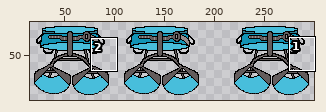
Edited in one commit: sprite sheet (images/harness_rotate.png). The picture above shows the old version from afar; the outline marks the close-up.
Close-up. First the earlier version:
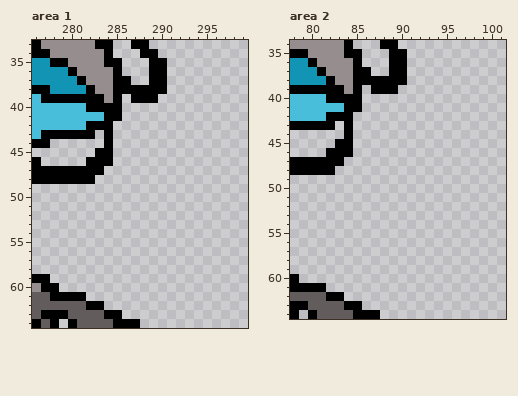
The file is 300x100 pixels. Pixels under 10% opacity are left out. Colours within 5 levels of each other are drawn and written as one. Shown: area 1: x 276..299, y 33..64; area 2: x 78..101, y 34..64. The wide view leaves out empty margins. The commit also changed other parts of the picture, which this record leaves out.
And afterwards:
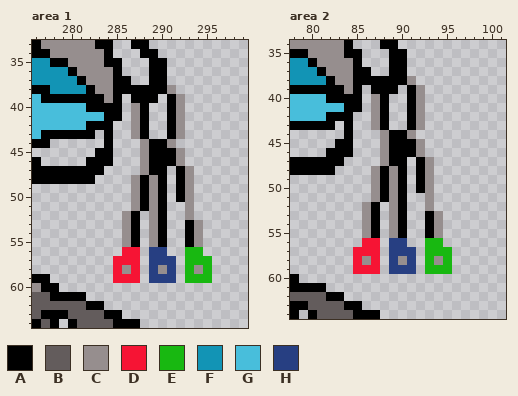
Palette (. is transparent): A #000000  B #635c5c  C #968e8e  D #f61434  E #18b811  F #1294b5  G #48bedb  H #273f82
From old to new:
Area 1:
Colour A is added in row 39 at x 291; in rows 40 to 43 at x 288 and 291; in row 44 at x 289 to 290; in rows 45 to 46 at x 289 to 291; in row 47 at x 289 to 290 and 292; in rows 48 to 50 at x 288, 290 and 292.
Colour A is added in row 51 at x 288 and 290; in row 52 at x 287 and 290; in rows 53 to 55 at x 287, 290 and 293.
Colour C is added in row 38 at x 291; in row 39 at x 292; in rows 40 to 43 at x 287 and 292; in row 44 at x 288 and 291; in rows 45 to 46 at x 288 and 292; in row 47 at x 288 and 293.
Colour C is added in rows 48 to 51 at x 287, 289 and 293; in row 52 at x 286, 289 and 293; in rows 53 to 55 at x 286, 289 and 294; in row 58 at x 286, 290 and 294.
Colour D is added in row 56 at x 286 to 287; in row 57 at x 285 to 287; in row 58 at x 285 and 287; in row 59 at x 285 to 287.
Colour E is added in row 56 at x 293 to 294; in row 57 at x 293 to 295; in row 58 at x 293 and 295; in row 59 at x 293 to 295.
Colour H is added in row 56 at x 289 to 290; in row 57 at x 289 to 291; in row 58 at x 289 and 291; in row 59 at x 289 to 291.
Area 2:
Colour A is added in row 39 at x 91; in rows 40 to 43 at x 88 and 91; in row 44 at x 89 to 90; in rows 45 to 46 at x 89 to 91; in row 47 at x 89 to 90 and 92; in rows 48 to 50 at x 88, 90 and 92.
Colour A is added in row 51 at x 88 and 90; in row 52 at x 87 and 90; in rows 53 to 55 at x 87, 90 and 93.
Colour C is added in row 38 at x 91; in row 39 at x 92; in rows 40 to 43 at x 87 and 92; in row 44 at x 88 and 91; in rows 45 to 46 at x 88 and 92; in row 47 at x 88 and 93.
Colour C is added in rows 48 to 51 at x 87, 89 and 93; in row 52 at x 86, 89 and 93; in rows 53 to 55 at x 86, 89 and 94; in row 58 at x 86, 90 and 94.
Colour D is added in row 56 at x 86 to 87; in row 57 at x 85 to 87; in row 58 at x 85 and 87; in row 59 at x 85 to 87.
Colour E is added in row 56 at x 93 to 94; in row 57 at x 93 to 95; in row 58 at x 93 and 95; in row 59 at x 93 to 95.
Colour H is added in row 56 at x 89 to 90; in row 57 at x 89 to 91; in row 58 at x 89 and 91; in row 59 at x 89 to 91.
Boxes around the changes in both close-ups, in picture pixels (x1, y1, x2, y2):
added: (113, 85, 212, 283)
added: (353, 76, 452, 274)
